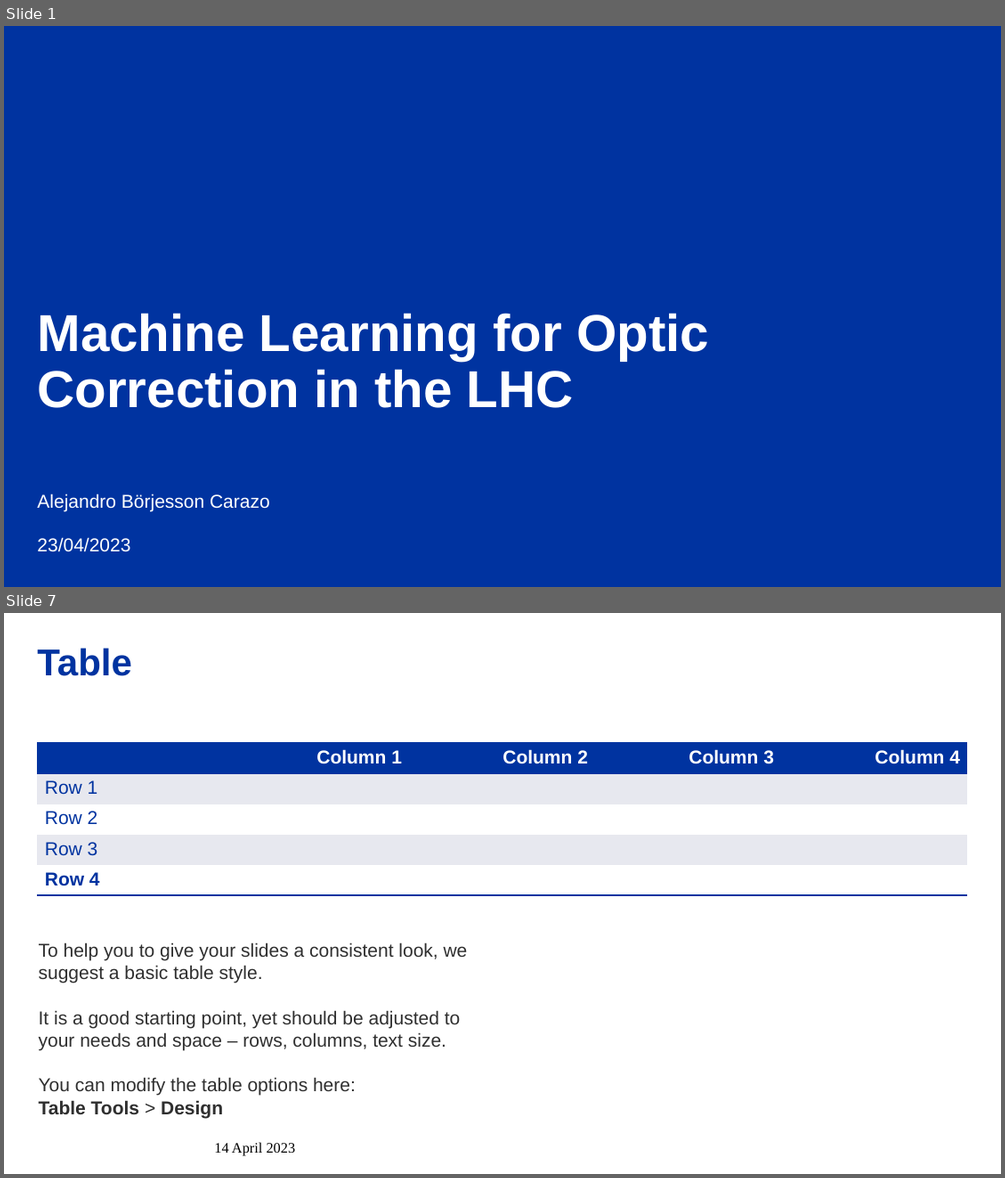
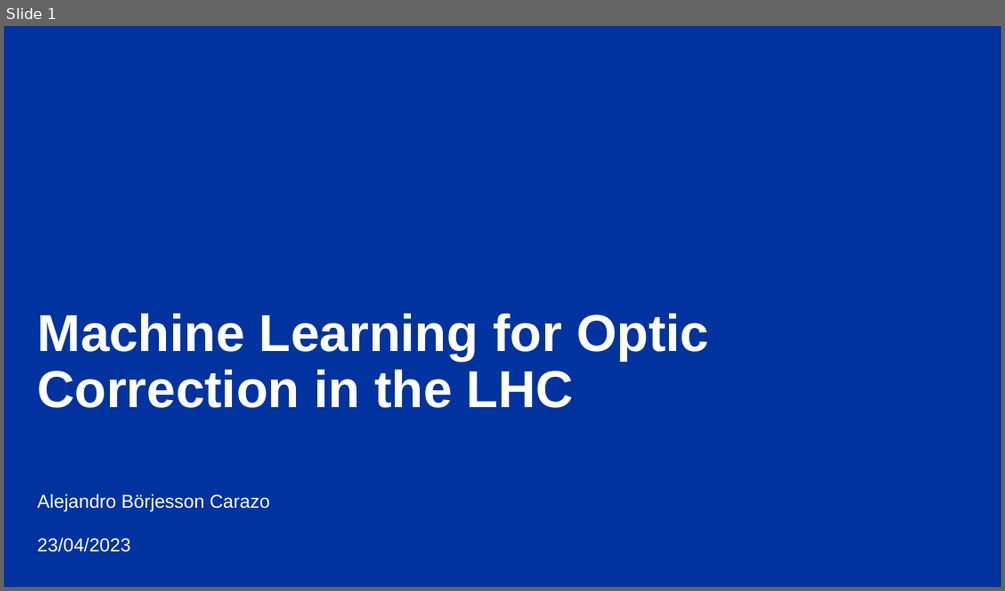
Before and after one commit to alejandroborj/ML-Optic-Correction, a slide deck: Machine Learning for Optic Correction.pptx. Shown one above the other, each under a label of ours: slides 1 and 7 before the commit, slide 1 after it; the slides between them are not shown. The pictures are 1005x1178 and 1005x591 pixels, drawn with LibreOffice and Linux fonts; fonts in the diff are those of the drawing; background and template pictures are left out. Boxes give left, top, right and bottom in pixels: in the first picture for what was removed or moved away, otherwise in the second. Text is boxed around its words. In the diff, an @@ line names an element or a change of style, - is before the commit and + after.

```diff
--- a/Machine Learning for Optic Correction.pptx
+++ b/Machine Learning for Optic Correction.pptx
@@ slide 7 removed at <box>4,613,1001,1174</box>, background #FFFFFF @@
@@ title removed at <box>37,648,131,676</box> @@
-Table
@@ table removed at <box>38,743,969,896</box>, 5 rows, 5 columns @@
- | Column 1 | Column 2 | Column 3 | Column 4
-Row 1 |  |  |  | 
-Row 2 |  |  |  | 
-Row 3 |  |  |  | 
-Row 4 |  |  |  | 
@@ text removed at <box>39,942,468,1118</box> @@
-To help you to give your slides a consistent look, we suggest a basic table style.
-It is a good starting point, yet should be adjusted to your needs and space – rows, columns, text size.
-You can modify the table options here:
-Table Tools > Design
@@ text removed at <box>214,1142,296,1156</box> @@
-14 April 2023
@@ text removed at <box>353,1133,890,1163</box> @@
-Presenter | Presentation Title
@@ page number removed at <box>913,1133,968,1163</box> @@
-7
```
Also in this commit, not shown: 4 slides changed, 7 slides added, 3 other slides removed, 50 other files.
